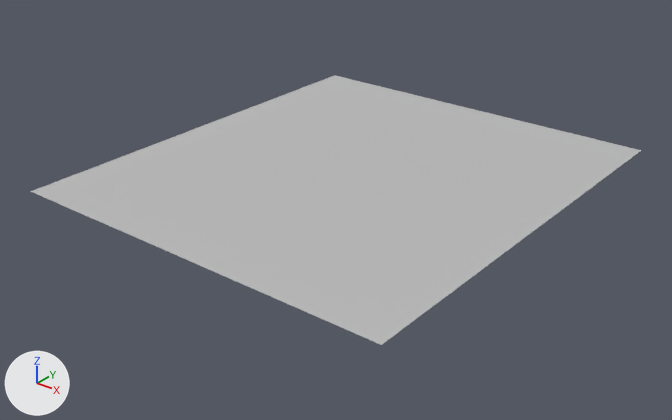
The FBX model Assets/Standard Assets/Environment/Water/Water4/Models/OceanPlane.FBX: old version first, new version second.
Rendered twice from a 50 mm camera at (0.879, -1.044, 0.629) aimed at (-0.012, 0.069, -0.061). Every picture has the same lights, and +X, +Y and +Z are marked at lower left. Where no turn or scale is listed for an object, it has been applied to the vertices.

In view in the first picture: 'OceanPlane'.
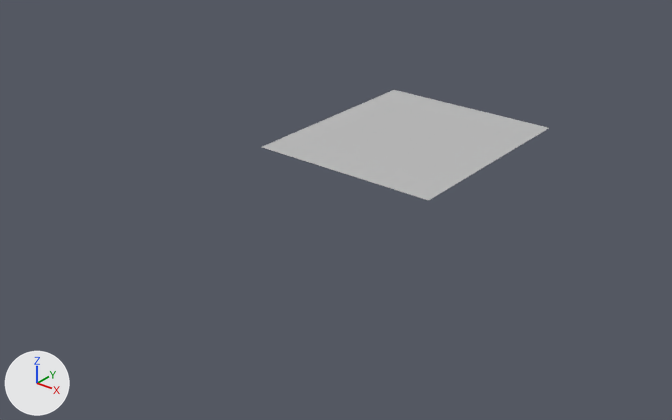
What changed in the scene script:
```text
Change me_mesh:
    used by ob_oceanplane; location = (0.0, 0.0, 0.0)
    remove me_mesh.from_pydata(...)  # 1476 vertices, 2800 faces; spans x -0.36..0.34, y -0.284..0.5, z 0.0
    add me_mesh.from_pydata(...)  # 418 vertices, 756 faces; spans x -0.2..0.16, y 0.088..0.5, z 0.0
    me_mesh part 1: 1058 vertices removed from x -0.36..0.34, y -0.284..0.5, z 0.0
```

What differs and where, as boxes [x1, y1, x2, y2] in the pictures (672 x 420 px):
'OceanPlane', reshaped (53% narrower, 59% shorter)
    before: [31, 75, 641, 345]
    after: [262, 90, 549, 200]
part 1 of me_mesh, deleted
    before: [31, 75, 641, 345]
